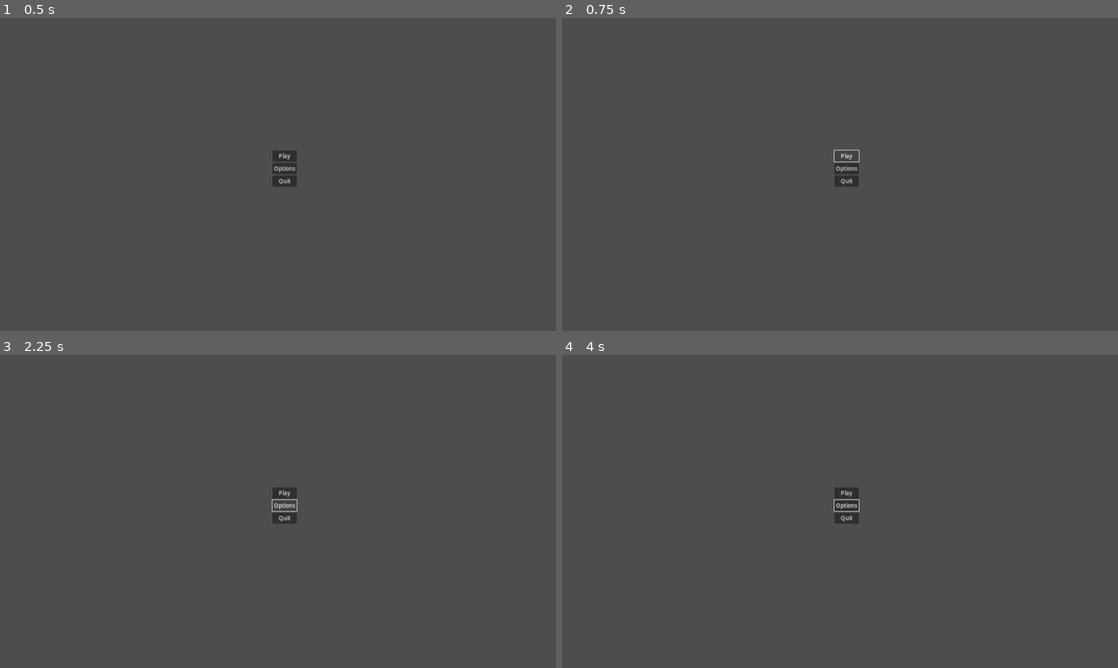
Above: before the commit, frames 1-4 (two rows, left to right).
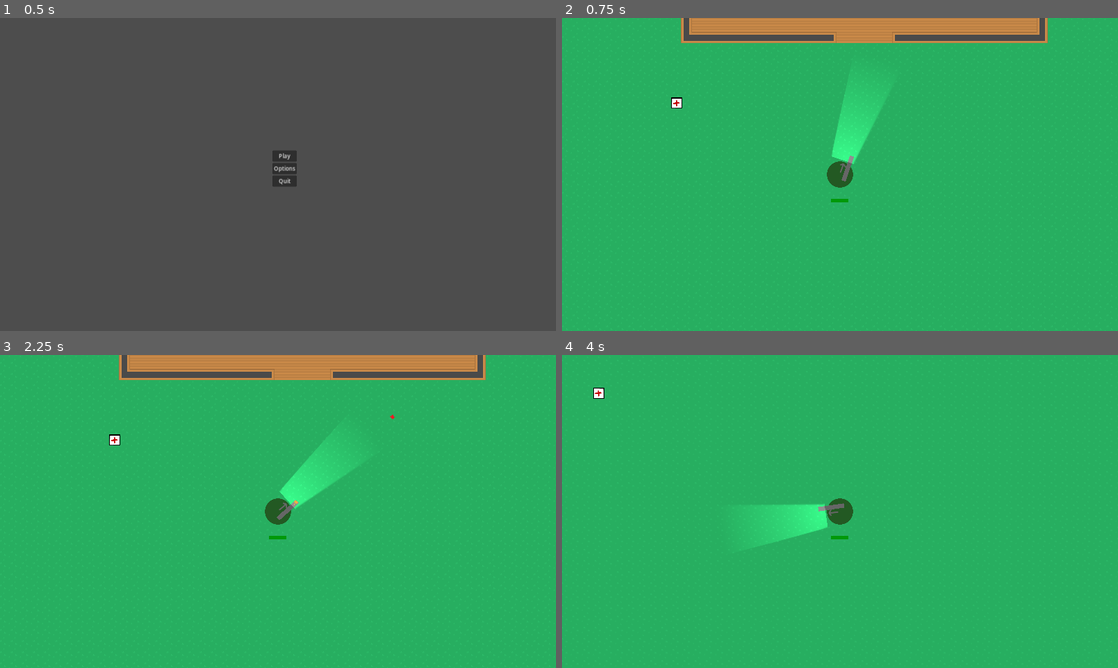
Above: after the commit, the same moments.

Repository: Berkybroon/project-nauvoo
Game: Godot game, scene res://scenes/main_menu.tscn
Same seed, same stepped clock (60 frames per second), same inputs: the game is played once before the commit and once after it. This scene is started directly instead of the project's main scene.
Inputs (mouse positions are in pixels of both pictures, inside the frame that each line leads up to):
- Up to frame 1 (0.5 s): no input
- Up to frame 2 (0.75 s): click "Play" at 0.5 s
- Up to frame 3 (2.25 s): click (283, 492) at 1.25 s, where only the run before the commit has a clickable "Play"; click (283, 505) at 2 s, where only the run before the commit has a clickable "Options"
- Up to frame 4 (4 s): move the mouse to (962, 495) at 2.77 s; hold D (move_right) 2.78-3.53 s; click (962, 495) at 2.85 s; move the mouse to (728, 527) at 3.52 s; hold S (move_down) from 3.53 s (still down); tap F (interact) at 3.6 s

Frame 1 is identical in both runs. In frame 2, 99% of the frame differs, in the area x 0-100%, y 0-100%; in frame 3, 99%; in frame 4, 100%.

Commit message:
Fixed extraction timer + menu switching

Diff:
--- a/scripts/extract.gd
+++ b/scripts/extract.gd
@@ -7,10 +7,14 @@
 func _on_body_entered(body: Node2D) -> void:
 	player = body
 	extract_timer.start()
+	$"../HUD/ExtractLabel1".show()
+	$"../HUD/ExtractLabel2".show()
 
 func _on_body_exited(body: Node2D) -> void:
 	player = null
 	extract_timer.stop()
+	$"../HUD/ExtractLabel1".hide()
+	$"../HUD/ExtractLabel2".hide()
 
 func _on_timer_timeout() -> void:
 	player.extract()
@@ -19,3 +23,4 @@
 func _process(delta: float) -> void:
 	if player:
 		player.update_extract_timer(extract_timer.time_left)
+		$"../HUD/ExtractLabel2".text = str(snapped(extract_timer.time_left,0.01)) # Update HUD text to remaining time, rounded to 2 d.p.
--- a/scripts/main_menu.gd
+++ b/scripts/main_menu.gd
@@ -13,7 +13,7 @@
 
 func _on_play_button_pressed() -> void:
 	print("starting game")
-	get_tree().change_scene_to_file("res://main.tscn")
+	get_tree().change_scene_to_file("res://scenes/main.tscn")
 
 func _on_quit_button_pressed() -> void:
 	print("exiting")
--- a/scripts/player.gd
+++ b/scripts/player.gd
@@ -123,3 +123,4 @@
 
 func extract():
 	print("extracted!")
+	get_tree().change_scene_to_file("res://scenes/main_menu.tscn")
